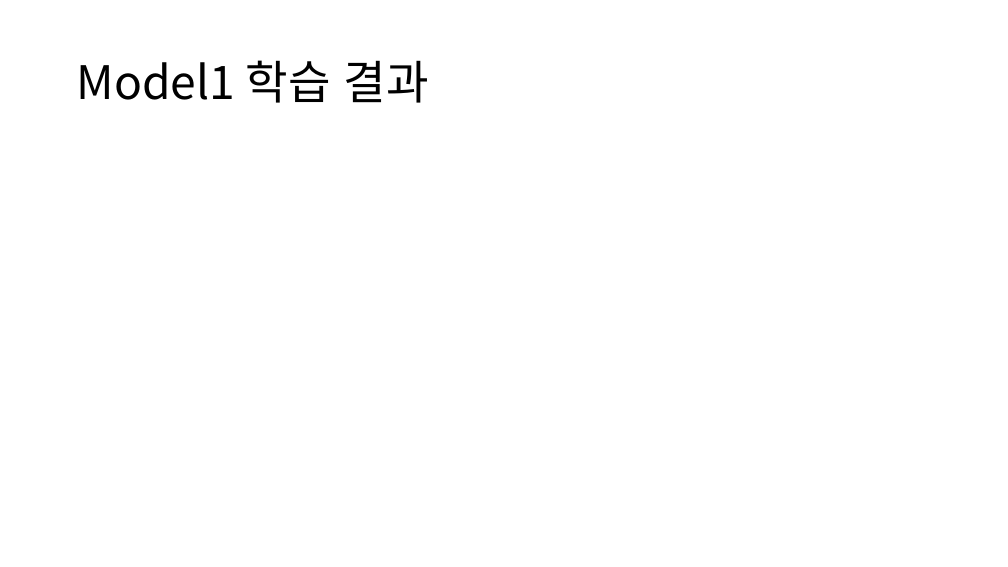
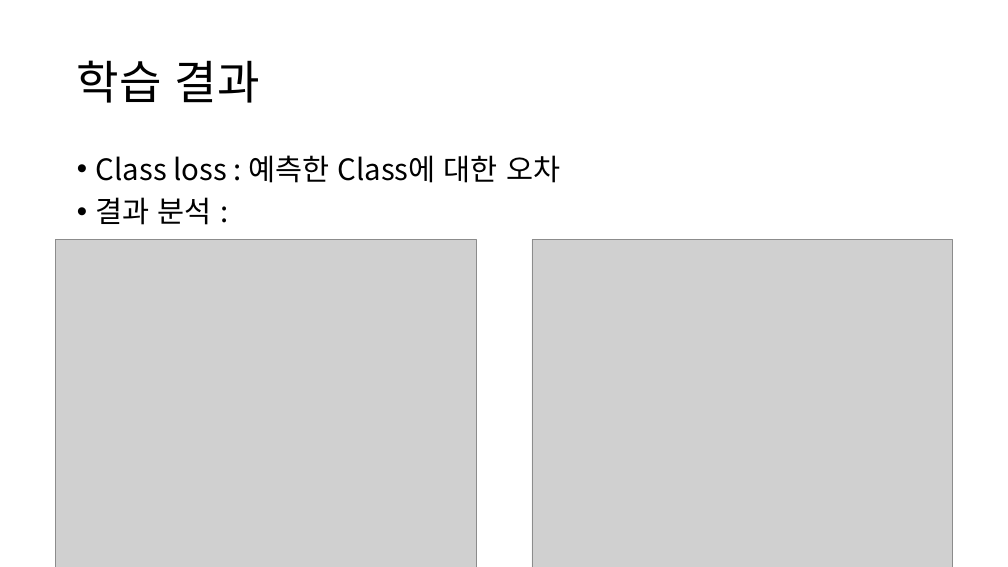
Before and after one commit to Playdata-G-DA35/DA35-final-team2-Item_Classification_RPA, a slide deck: slide 9 of documents/Clothes Detection 모델 보고서.pptx (slide 10 before the commit). Drawn at 1008x567 pixels with LibreOffice and Linux fonts; fonts in the diff are those of the drawing; grey boxes stand for pictures. Boxes give left, top, right and bottom in pixels: in the first picture for what was removed or moved away, otherwise in the second. Text is boxed around its words. In the diff, an @@ line names an element or a change of style, - is before the commit and + after.

```diff
--- a/documents/Clothes Detection 모델 보고서.pptx
+++ b/documents/Clothes Detection 모델 보고서.pptx
@@ title at [77, 60, 260, 103]: text changed @@
-Model1 학습 결과
+학습 결과
@@ text added at [96, 155, 560, 225], 28 pt, text #000000 @@
+• Class loss : 예측한 Class에 대한 오차
+• 결과 분석 :
@@ picture added at [56, 240, 476, 567] @@
@@ picture added at [532, 240, 953, 567] @@
```
Also in this commit, not shown: 7 other slides changed, 4 slides added, 1 slide removed, 1 other file.
